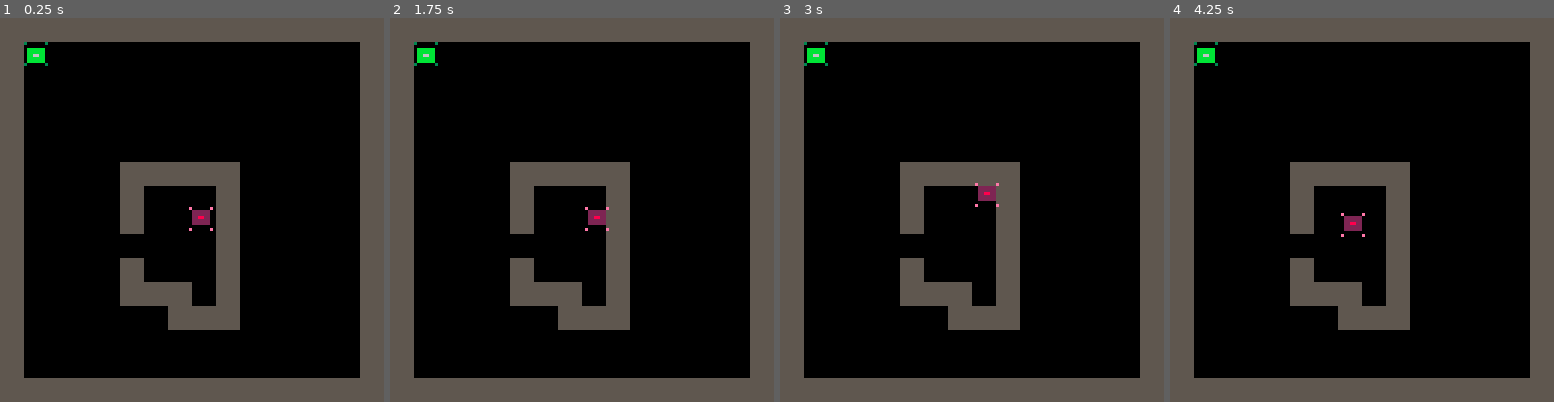
Above: before the commit, frames 1-4 (left to right).
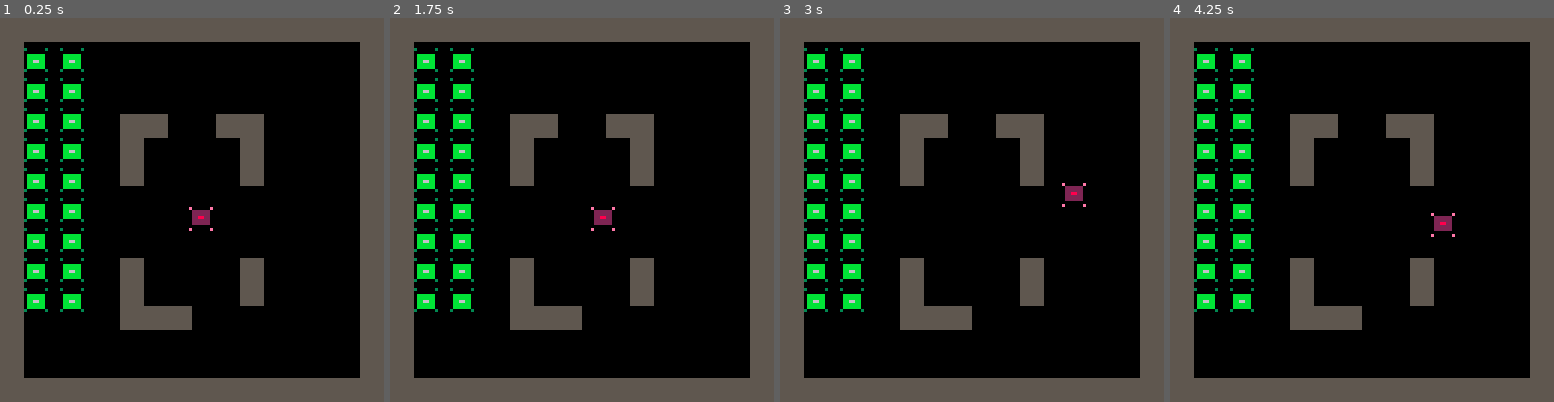
Above: after the commit, the same moments.

Repository: RobertoFreireFerrazPassos/pico8
Game: PICO-8 cartridge pico8topdowntutorial.p8
Two runs of this game, one before a commit and one after it. Both use one fixed random seed, a clock stepped at 60 frames per second and the inputs below.
Inputs:
- Up to frame 1 (0.25 s): no input
- Up to frame 2 (1.75 s): tap X (X key) at 0.33, 1.07 s; tap O (Z key) at 0.7, 1.7 s; hold Right from 1.6 s (still down)
- Up to frame 3 (3 s): tap X (X key) at 1.85, 2.97 s; release Right at 2.1 s; tap O (Z key) at 2.1, 2.5, 2.9 s; hold Up 2.15-2.42 s; hold Right from 2.47 s (still down)
- Up to frame 4 (4.25 s): release Right at 3.03 s; hold Left 3.08-3.58 s; tap O (Z key) at 3.3, 3.7, 4.1 s; hold Down 3.63-3.97 s; hold Right from 4.02 s (still down); tap X (X key) at 4.08 s

The runs differ from the first frame. In frame 1, 14% of the frame differs, in the area x 6-69%, y 6-82%; in frame 2, 14%; in frame 3, 14%; in frame 4, 14%, in the area x 6-75%, y 6-82%.

Commit message:
fix bug validating enemy collision wall

Diff:
--- a/pico8topdowntutorial.p8
+++ b/pico8topdowntutorial.p8
@@ -152,7 +152,7 @@
 		 for i=1,fov-1 do
 		 	mx+=xd
 		 	my+=yd
-		 	if pointcollideflag(mx,my,box,1) then
+		 	if pointcollideflag(mx,my,1) then
 		 	 st=1
 		 	end
 		 end
@@ -239,7 +239,24 @@
 levels = {
 	{
 		enemies={
-			{8,8}
+			{8,10},
+			{8,20},
+			{8,30},
+			{8,40},
+			{8,50},
+			{8,60},
+			{8,70},
+			{8,80},
+			{8,90},
+			{20,10},
+			{20,20},
+			{20,30},
+			{20,40},
+			{20,50},
+			{20,60},
+			{20,70},
+			{20,80},
+			{20,90}
 		}
 	}
 }
@@ -268,15 +285,15 @@
 1000000000000000000000000000001000000000000000000000000000000000000000000000000000000000000000000000000000000000000000000000000000000000000000000000000000000000000000000000000000000000000000000000000000000000000000000000000000000000000000000000000000000000
 1000000000000000000000000000001000000000000000000000000000000000000000000000000000000000000000000000000000000000000000000000000000000000000000000000000000000000000000000000000000000000000000000000000000000000000000000000000000000000000000000000000000000000
 1000000000000000000000000000001000000000000000000000000000000000000000000000000000000000000000000000000000000000000000000000000000000000000000000000000000000000000000000000000000000000000000000000000000000000000000000000000000000000000000000000000000000000
-1000000000000000000000000000001000000000000000000000000000000000000000000000000000000000000000000000000000000000000000000000000000000000000000000000000000000000000000000000000000000000000000000000000000000000000000000000000000000000000000000000000000000000
-1000000000000000000000000000001000000000000000000000000000000000000000000000000000000000000000000000000000000000000000000000000000000000000000000000000000000000000000000000000000000000000000000000000000000000000000000000000000000000000000000000000000000000
-1000000000101010101000000000001000000000000000000000000000000000000000000000000000000000000000000000000000000000000000000000000000000000000000000000000000000000000000000000000000000000000000000000000000000000000000000000000000000000000000000000000000000000
-1000000000100000001000000000001000000000000000000000000000000000000000000000000000000000000000000000000000000000000000000000000000000000000000000000000000000000000000000000000000000000000000000000000000000000000000000000000000000000000000000000000000000000
-1000000000100000001000000000001000000000000000000000000000000000000000000000000000000000000000000000000000000000000000000000000000000000000000000000000000000000000000000000000000000000000000000000000000000000000000000000000000000000000000000000000000000000
-1000000000000000001000000000001000000000000000000000000000000000000000000000000000000000000000000000000000000000000000000000000000000000000000000000000000000000000000000000000000000000000000000000000000000000000000000000000000000000000000000000000000000000
-1000000000100000001000000000001000000000000000000000000000000000000000000000000000000000000000000000000000000000000000000000000000000000000000000000000000000000000000000000000000000000000000000000000000000000000000000000000000000000000000000000000000000000
-1000000000101010001000000000001000000000000000000000000000000000000000000000000000000000000000000000000000000000000000000000000000000000000000000000000000000000000000000000000000000000000000000000000000000000000000000000000000000000000000000000000000000000
-1000000000000010101000000000001000000000000000000000000000000000000000000000000000000000000000000000000000000000000000000000000000000000000000000000000000000000000000000000000000000000000000000000000000000000000000000000000000000000000000000000000000000000
+1000000000101000001010000000001000000000000000000000000000000000000000000000000000000000000000000000000000000000000000000000000000000000000000000000000000000000000000000000000000000000000000000000000000000000000000000000000000000000000000000000000000000000
+1000000000100000000010000000001000000000000000000000000000000000000000000000000000000000000000000000000000000000000000000000000000000000000000000000000000000000000000000000000000000000000000000000000000000000000000000000000000000000000000000000000000000000
+1000000000100000000010000000001000000000000000000000000000000000000000000000000000000000000000000000000000000000000000000000000000000000000000000000000000000000000000000000000000000000000000000000000000000000000000000000000000000000000000000000000000000000
+1000000000000000000000000000001000000000000000000000000000000000000000000000000000000000000000000000000000000000000000000000000000000000000000000000000000000000000000000000000000000000000000000000000000000000000000000000000000000000000000000000000000000000
+1000000000000000000000000000001000000000000000000000000000000000000000000000000000000000000000000000000000000000000000000000000000000000000000000000000000000000000000000000000000000000000000000000000000000000000000000000000000000000000000000000000000000000
+1000000000000000000000000000001000000000000000000000000000000000000000000000000000000000000000000000000000000000000000000000000000000000000000000000000000000000000000000000000000000000000000000000000000000000000000000000000000000000000000000000000000000000
+1000000000100000000010000000001000000000000000000000000000000000000000000000000000000000000000000000000000000000000000000000000000000000000000000000000000000000000000000000000000000000000000000000000000000000000000000000000000000000000000000000000000000000
+1000000000100000000010000000001000000000000000000000000000000000000000000000000000000000000000000000000000000000000000000000000000000000000000000000000000000000000000000000000000000000000000000000000000000000000000000000000000000000000000000000000000000000
+1000000000101010000000000000001000000000000000000000000000000000000000000000000000000000000000000000000000000000000000000000000000000000000000000000000000000000000000000000000000000000000000000000000000000000000000000000000000000000000000000000000000000000
 1000000000000000000000000000001000000000000000000000000000000000000000000000000000000000000000000000000000000000000000000000000000000000000000000000000000000000000000000000000000000000000000000000000000000000000000000000000000000000000000000000000000000000
 1000000000000000000000000000001000000000000000000000000000000000000000000000000000000000000000000000000000000000000000000000000000000000000000000000000000000000000000000000000000000000000000000000000000000000000000000000000000000000000000000000000000000000
 1010101010101010101010101010101000000000000000000000000000000000000000000000000000000000000000000000000000000000000000000000000000000000000000000000000000000000000000000000000000000000000000000000000000000000000000000000000000000000000000000000000000000000
